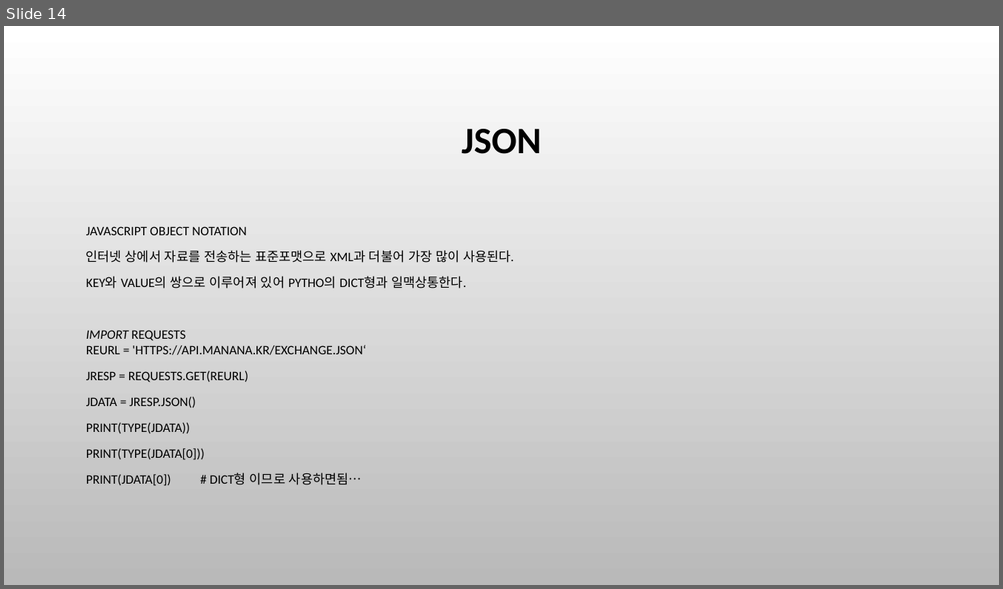
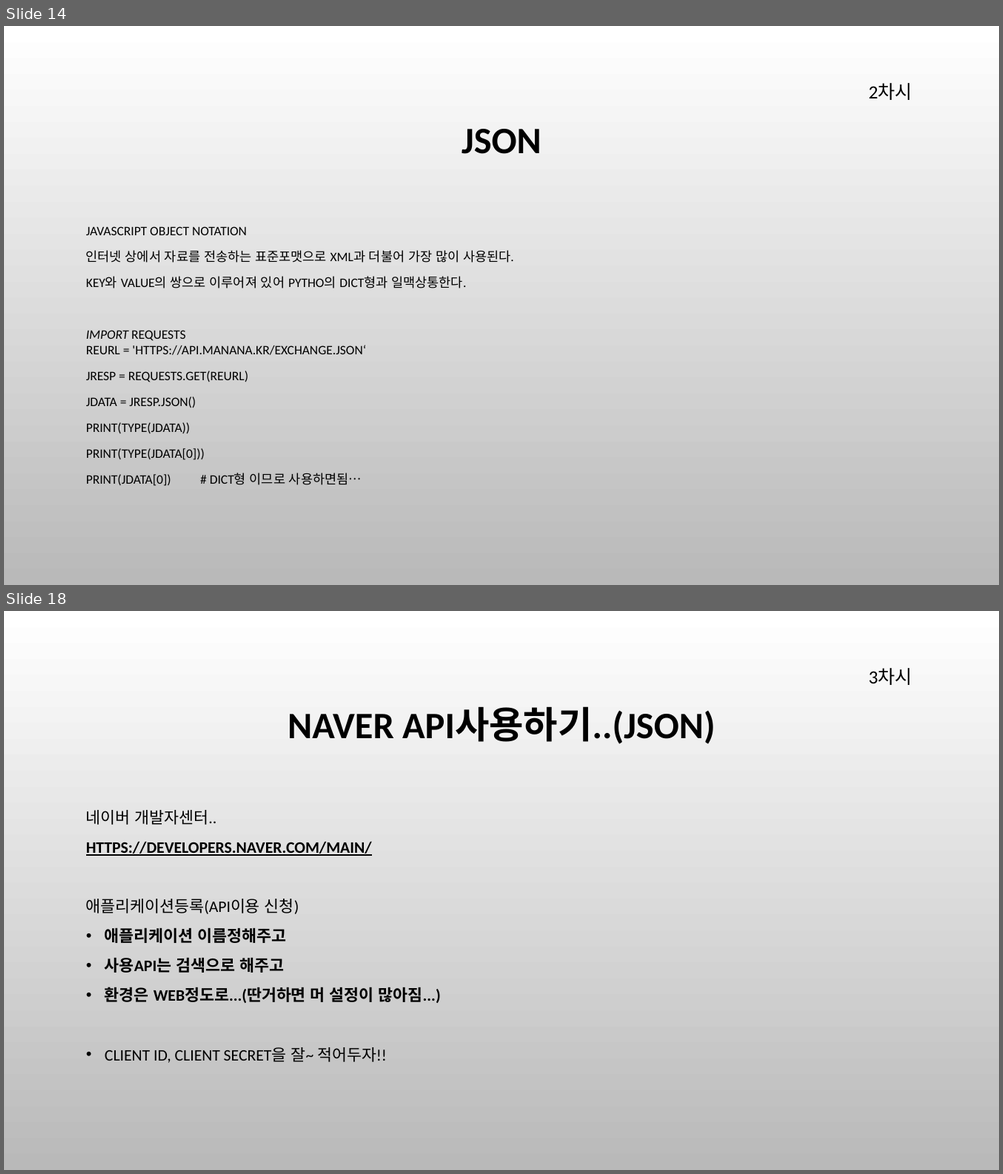
Before and after one commit to cute93/2020_sw_teacher, a slide deck: SW선도교원 연수.pptx. Shown one above the other, each under a label of ours: slide 14 before the commit, slides 14 and 18 after it; the slides between them are not shown. The pictures are 1003x589 and 1003x1174 pixels, drawn with LibreOffice and Linux fonts; fonts in the diff are those of the drawing; background and template pictures are left out. Boxes give left, top, right and bottom in pixels: in the first picture for what was removed or moved away, otherwise in the second. Text is boxed around its words. In the diff, an @@ line names an element or a change of style, - is before the commit and + after.

```diff
--- a/SW선도교원 연수.pptx
+++ b/SW선도교원 연수.pptx
@@ slide 18 added at [4, 611, 999, 1170], background picture (left out) @@
@@ text added at [868, 668, 912, 685], 18 pt, text #000000 @@
+3차시
@@ title added at [287, 707, 714, 744], 36 pt, text #000000, bold @@
+NAVER API사용하기..(JSON)
@@ text added at [86, 810, 441, 1063], 15.5 pt, text #000000, bold @@
+네이버 개발자센터..
+HTTPS://DEVELOPERS.NAVER.COM/MAIN/
+애플리케이션등록(API이용 신청)
+• 애플리케이션 이름정해주고
+• 사용API는 검색으로 해주고
+• 환경은 WEB정도로...(딴거하면 머 설정이 많아짐...)
+• CLIENT ID, CLIENT SECRET을 잘~ 적어두자!!
@@ slide 14 changed as well @@
@@ text added at [868, 83, 912, 100], 18 pt, text #000000 @@
+2차시
```
Also in this commit, not shown: 9 other slides changed, 10 other slides added, 8 other files.
